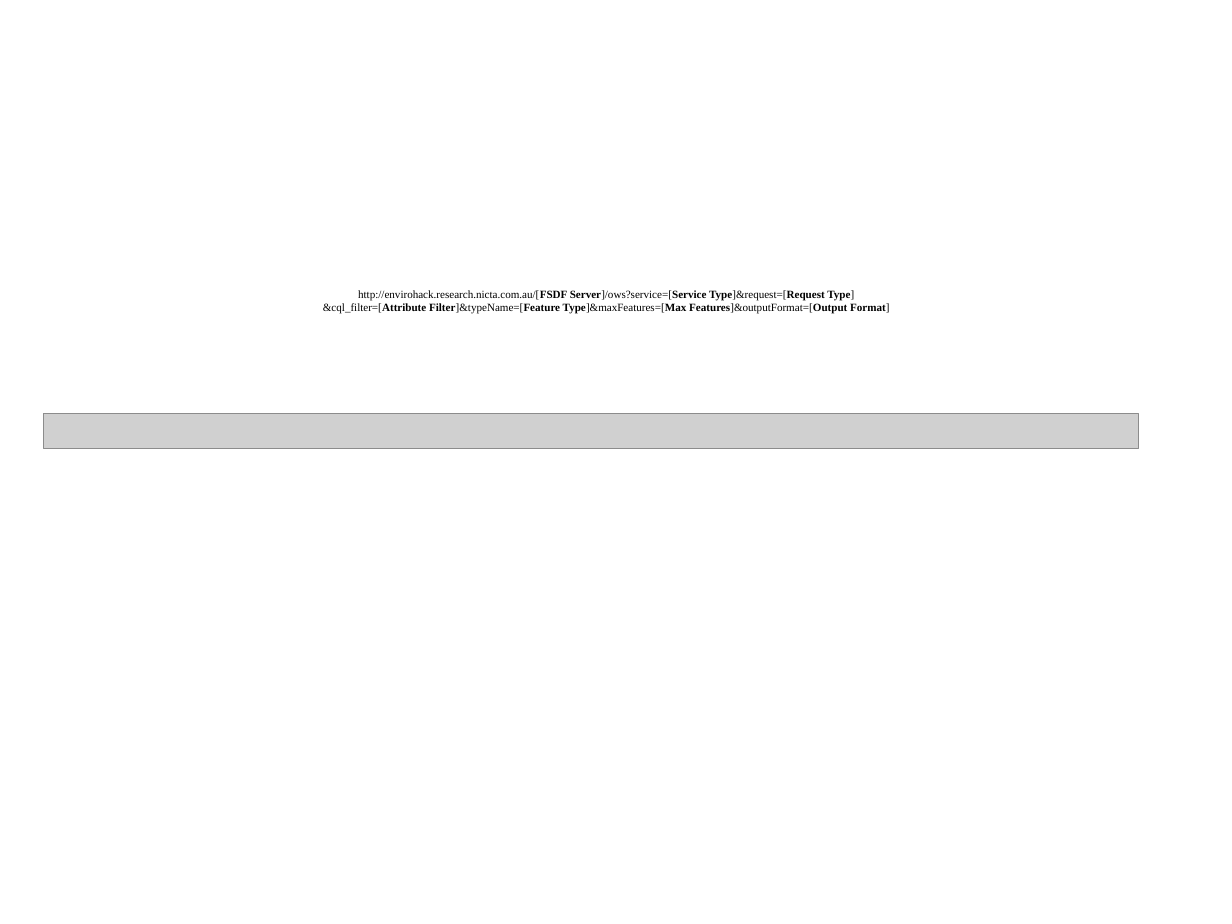
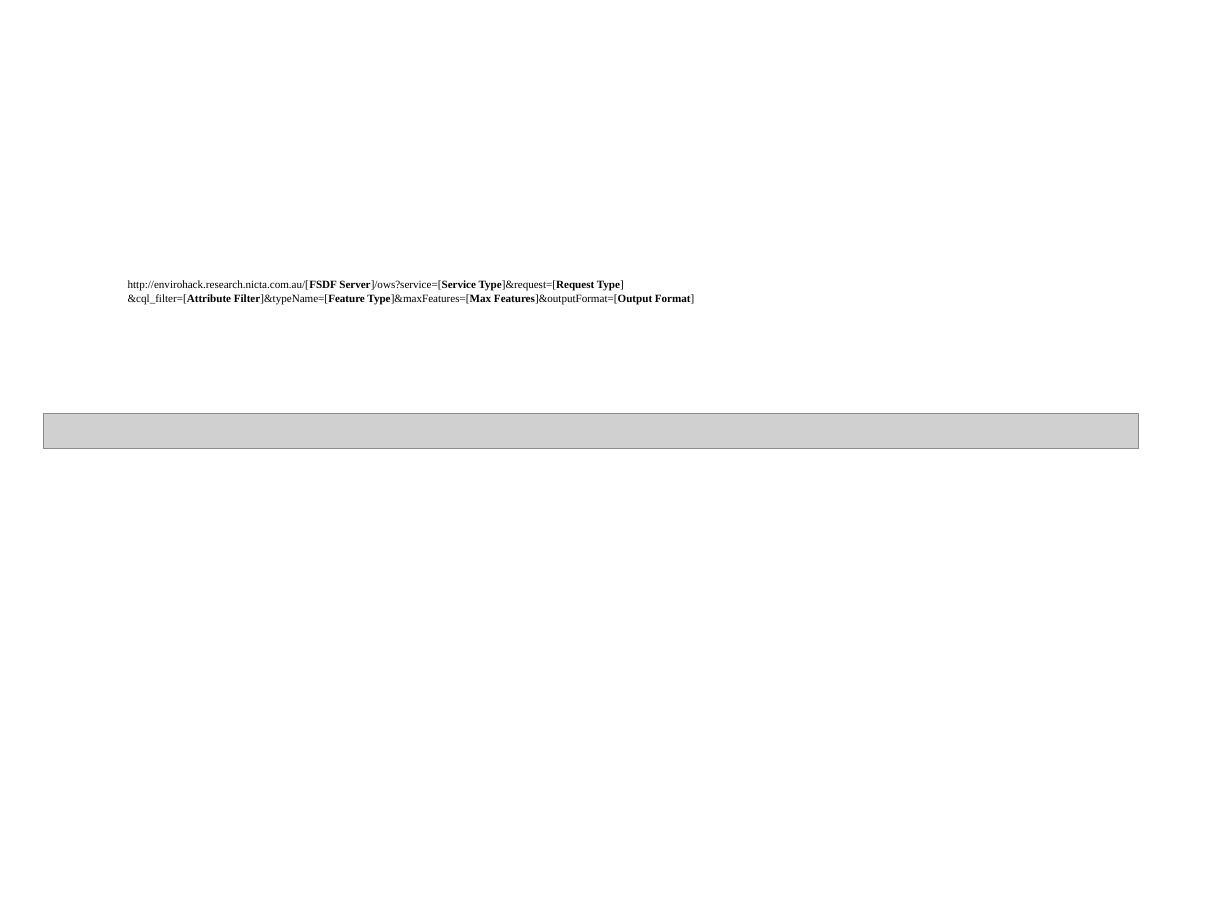
Before and after one commit to NICTA/fsdf-hackfest, a slide deck: slide 5 of assets/Hackfest - FSDF Overview.pptx. Drawn at 1232x924 pixels with LibreOffice and Linux fonts; fonts in the diff are those of the drawing; grey boxes stand for pictures. Boxes give left, top, right and bottom in pixels: in the first picture for what was removed or moved away, otherwise in the second. Text is boxed around its words. In the diff, an @@ line names an element or a change of style, - is before the commit and + after.

```diff
--- a/assets/Hackfest - FSDF Overview.pptx
+++ b/assets/Hackfest - FSDF Overview.pptx
@@ text "http://envirohack.research.nicta.com.au/[FSDF Server]/ows?se ...": place and size @@
-text "http://envirohack.research.nicta.com.au/[FSDF Server]/ows?se ..." at (323, 290, 889, 314)
+text "http://envirohack.research.nicta.com.au/[FSDF Server]/ows?se ..." at (128, 280, 695, 304)
@@ text "http://envirohack.research.nicta.com.au/[FSDF Server]/ows?se ..." at (128, 280, 695, 304): alignment centre to left @@
```
Also in this commit, not shown: 1 other slide changed, 2 other files.
